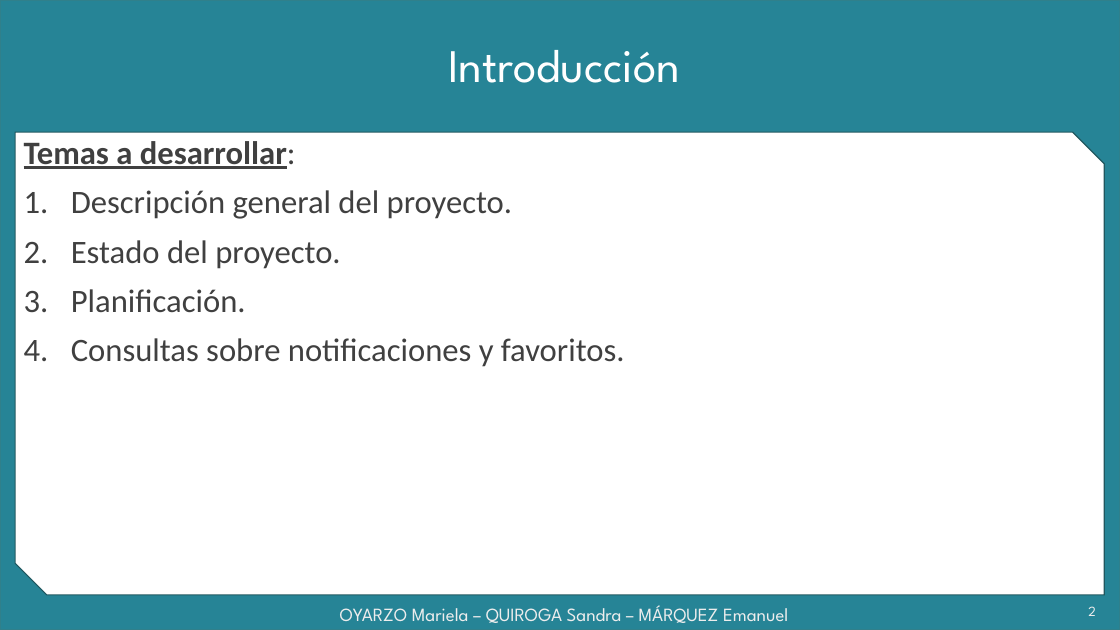
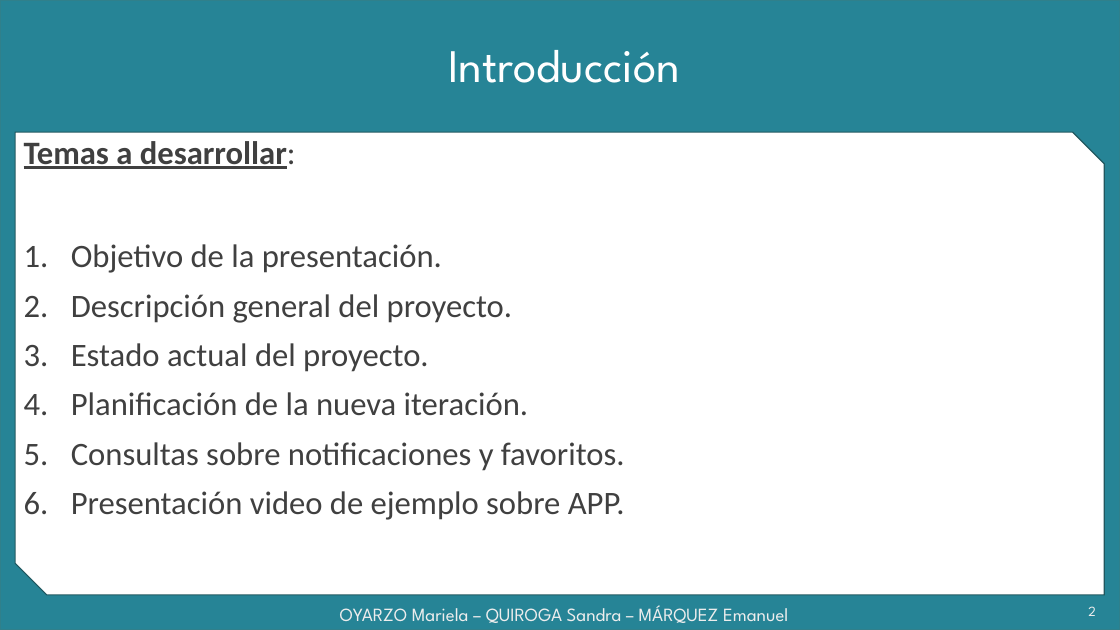
Before and after one commit to grupoyenu/yenu, a slide deck: slide 2 of 08. Presentaciones/Presentación 9 - 31.08.18.pptx. Drawn at 1120x630 pixels with LibreOffice and Linux fonts; fonts in the diff are those of the drawing; background and template pictures are left out. Boxes give left, top, right and bottom in pixels: in the first picture for what was removed or moved away, otherwise in the second. Text is boxed around its words. In the diff, an @@ line names an element or a change of style, - is before the commit and + after.

```diff
--- a/08. Presentaciones/Presentación 9 - 31.08.18.pptx
+++ b/08. Presentaciones/Presentación 9 - 31.08.18.pptx
@@ text at bbox=[71, 244, 442, 273]: paragraph added @@
+1. Objetivo de la presentación.
@@ text at bbox=[71, 343, 528, 416]: text changed @@
-2. Estado del proyecto.
-3. Planificación.
+3. Estado actual del proyecto.
+4. Planificación de la nueva iteración.
@@ text at bbox=[71, 491, 625, 520]: paragraph added @@
+6. Presentación video de ejemplo sobre APP.
```
Also in this commit, not shown: 4 other slides changed, 7 slides added, 1 slide removed.
